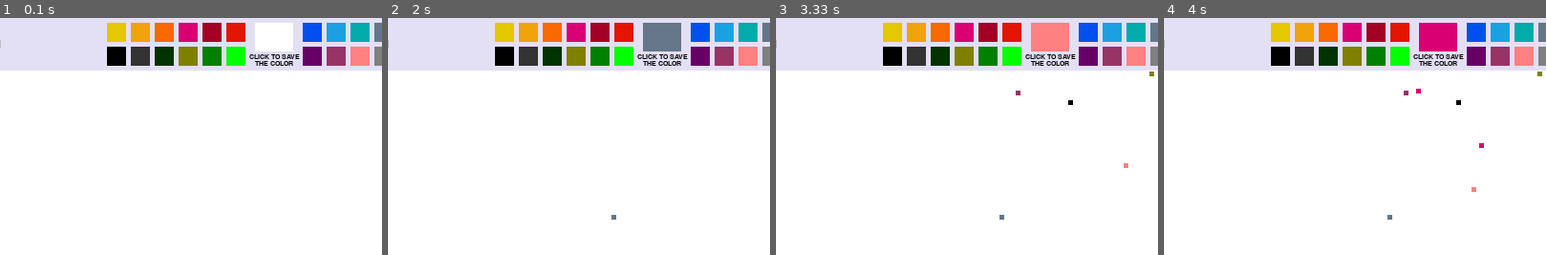
Above: before the commit, frames 1-4 (left to right).
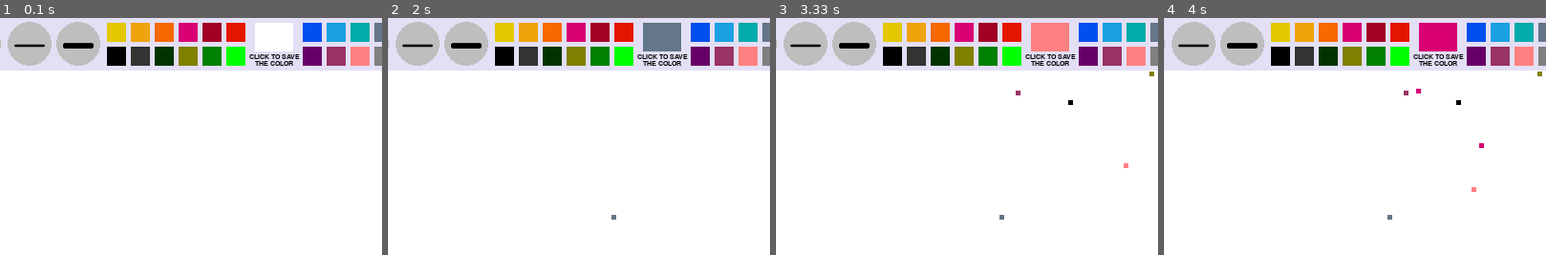
Above: after the commit, the same moments.

Repository: bukvicfilip/Painter_in_pygame
Game: pygame game, started from program.py
Two runs of this game, one before a commit and one after it. Both use one fixed random seed, a clock stepped at 60 frames per second and the inputs below.
Inputs (mouse positions are % of the whole screen's width and height, from its top left):
- Up to frame 1 (0.1 s): no input
- Up to frame 2 (2 s): press the mouse at (89, 8) at 0.37 s; move the mouse to (54, 48) at 0.47 s; release the mouse at (19, 89) at 0.6 s; press the mouse at (80, 5) at 0.7 s; move the mouse to (55, 11) at 0.8 s; release the mouse at (30, 17) at 0.93 s; click (18, 5) at 1.05 s; click (24, 5) at 1.38 s; press the mouse at (65, 4) at 1.7 s; move the mouse to (43, 42) at 1.8 s; release the mouse at (22, 79) at 1.93 s
- Up to frame 3 (3.33 s): press the mouse at (39, 8) at 2.03 s; move the mouse to (63, 11) at 2.13 s; release the mouse at (87, 15) at 2.27 s; press the mouse at (74, 3) at 2.37 s; move the mouse to (60, 9) at 2.47 s; release the mouse at (46, 15) at 2.6 s; press the mouse at (30, 8) at 2.7 s; move the mouse to (52, 17) at 2.8 s; release the mouse at (75, 27) at 2.93 s; press the mouse at (62, 8) at 3.03 s; move the mouse to (60, 31) at 3.13 s; release the mouse at (58, 53) at 3.27 s
- Up to frame 4 (4 s): press the mouse at (80, 5) at 3.37 s; move the mouse to (54, 36) at 3.47 s; release the mouse at (29, 66) at 3.6 s; press the mouse at (39, 4) at 3.7 s; move the mouse to (47, 15) at 3.8 s; release the mouse at (55, 26) at 3.93 s
The pictures show only the part of the screen within x 14-64%, y 0-50%; the shares and areas given below are measured in that part.

The runs differ from the first frame. In frame 1, 3.3% of the frame differs, in the area x 2-27%, y 1-21%; in frame 2, 3.3%; in frame 3, 3.3%; in frame 4, 3.3%.

Commit message:
Adding thickness of lines option

Diff:
--- a/program.py
+++ b/program.py
@@ -19,6 +19,8 @@
 save_button=False
 plus=False
 minus=False
+grids=False
+grids1=False
 ######
 width_of_box=23
 color_inactive = pygame.Color('lightskyblue3')
@@ -26,6 +28,7 @@
 color_of_box = [color_inactive, color_inactive, color_inactive]
 active = [False, False, False]
 input_box=[]
+thickness=[5, 5]
 n=0
 
 for num in range(3):
@@ -109,7 +112,7 @@
 		screen.blit(letter_g, (757, 9))
 
 	#Draws undo, remove and save button on the toolbar
-	def draw_undo_and_x(self, fill_color):
+	def draw_undo_and_x(self, fill_color, grids, grids1):
 		screen.blit(undo_button, (620, 11))
 		screen.blit(x_button, (660, 11))
 		if fill_color==True:
@@ -122,6 +125,16 @@
 		elif fill_color==False:
 			pygame.draw.circle(screen, self.color, (91, 27), 23)
 		screen.blit(paint_bucket,(75, 11))
+		if grids==True:
+			pygame.draw.circle(screen, self.color_pressed, (144, 27), 23)
+		elif grids==False:
+			pygame.draw.circle(screen, self.color, (144, 27), 23)
+		if grids1==True:
+			pygame.draw.circle(screen, self.color_pressed, (195, 27), 23)
+		elif grids1==False:
+			pygame.draw.circle(screen, self.color, (195, 27), 23)
+		screen.blit(grid_pic, (128, 13))
+		screen.blit(grid1_pic, (179, 13))
 
 	def text_rgb(self, text, color_of_box):
 		n=0
@@ -148,9 +161,12 @@
 screen.fill((255, 255, 255))
 
 #Filling in pixels
-def pixel(surface, pos, color):
+def pixel(surface, pos, color, thickness):
 	color=[int(c) for c in color]
-	surface.fill(color, (pos, (5, 5)))
+	surface.fill(color, (pos, thickness))
+
+def draw_line(surface, color, start_pos, end_pos, width=1):
+	pygame.draw.line(screen, color, start_pos, end_pos, width)
 
 def coordinates(x1, x2, x0, x02, n):
 	for num in range(6):
@@ -196,6 +212,8 @@
 letter_b=pygame.image.load("g.png")
 save_button=pygame.image.load("download.png")
 paint_bucket=pygame.image.load("paint-bucket.png")
+grid_pic=pygame.image.load("pixels.png")
+grid1_pic=pygame.image.load("pixels1.png")
 
 pygame.mouse.set_cursor(*pygame.cursors.diamond)
 
@@ -215,6 +233,14 @@
 				plus=False
 			if 604>x>586 and 50>y>31 and minus==True:
 				minus=False
+			if 167>x>121 and 50>y>4 and grids==False:
+				grids=True
+			elif 167>x>121 and 50>y>4 and grids==True:
+				grids=False
+			if 217>x>171 and 50>y>4 and grids1==False:
+				grids1=True
+			elif 217>x>171 and 50>y>4 and grids1==True:
+				grids1=False
 		if event.type == pygame.MOUSEBUTTONDOWN:
 			if 703<x<727 and 5<y<29 and pygame.mouse.get_pressed()[0]==True and pressed[0]==False:
 				pressed[0]=True
@@ -234,11 +260,18 @@
 			if 652>x>620 and 43>y>11:
 				if len(saved_screens)>1:
 					saved_screens.pop(-1)
-					print(saved_screens)
 					screen.blit(saved_screens[-1], (0, 0))
 				else:
 					print(saved_screens)
 					screen.fill((255, 255, 255))
+			if 167>x>121 and 50>y>4 and grids==False:
+				grids=True
+			elif 167>x>121 and 50>y>4 and grids==True:
+				grids=False
+			if 217>x>171 and 50>y>4 and grids1==False:
+				grids1=True
+			elif 217>x>171 and 50>y>4 and grids1==True:
+				grids1=False
 			if 102>x>75 and 43>y>11 and fill_button==False:
 				fill_button=True
 			elif 102>x>75 and 43>y>11 and fill_button==True:
@@ -277,20 +310,22 @@
 						clr[n] = str(clr[n])
 						clr[n] += event.unicode
 
-
 	x, y = pygame.mouse.get_pos()
 
 	#Checks when we press right button with mouse
 	if pygame.mouse.get_pressed()[0]:
-		pixel(screen, (x, y), clr)
+		if grids==True:
+			draw_line(screen, clr, (x, y), (x+20,y+20))
+		else:
+			pixel(screen, (x, y), clr, thickness)
 
 		for i in range(len(x1)):
 			if x1[i]+25>x>x1[i] and 8<y<28:
 				clr=colors[i]
-				pixel(screen, (x, y), clr)
+				pixel(screen, (x, y), clr, thickness)
 			if x2[i]+25>x>x2[i] and 8<y<28:
 				clr=colors[i+6]
-				pixel(screen, (x, y), clr)
+				pixel(screen, (x, y), clr, thickness)
 			if x1[i]+25>x>x1[i] and 30<y<50:
 				clr=colors[i+18]
 			if x2[i]+25>x>x2[i] and 30<y<50:
@@ -333,11 +368,22 @@
 		if 695>x>660 and 40>y>11:
 			screen.fill((255, 255, 255))
 
+		if grids==True:
+			 thickness[0]-=0.2
+			 thickness[1]-=0.2
+			 if thickness[0]<1:
+			 	thickness[0]=1
+			 if thickness[1]<1:
+			 	thickness[1]=1
+		if grids1==True:
+			thickness[0]+=0.2
+			thickness[1]+=0.2
+
 	paint=Menu([227,223, 245], (0, 0, width, 55), clr)
 	paint.tap_to_save()
 	paint.draw_palette(c)
 	paint.draw_circle(x, y, pressed, plus, minus)
-	paint.draw_undo_and_x(fill_button)
+	paint.draw_undo_and_x(fill_button, grids, grids1)
 	paint.text_rgb(clr, color_of_box)
 	pygame.display.update()
 	clock.tick(60)
Binary file added: pixels.png
Binary file added: pixels1.png
